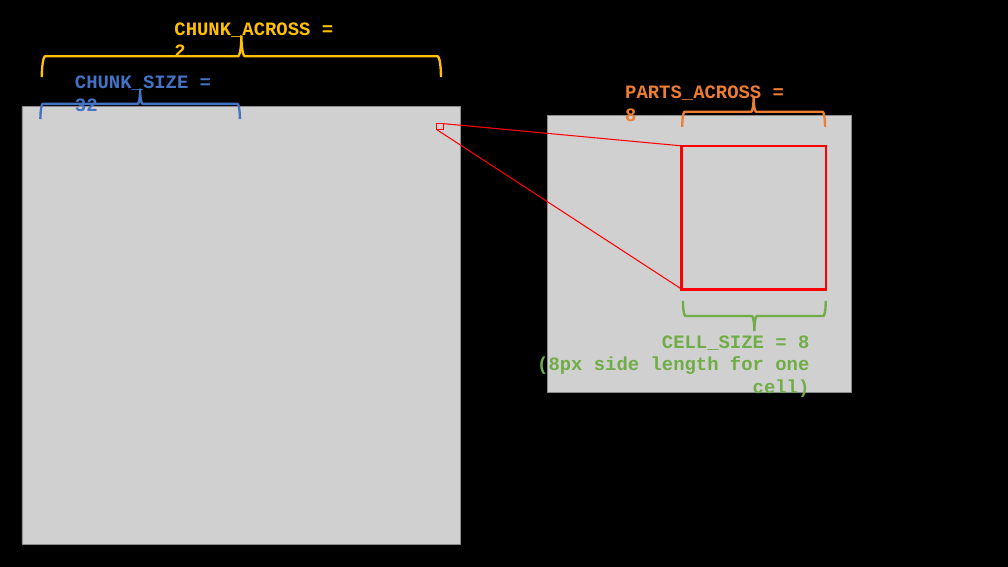
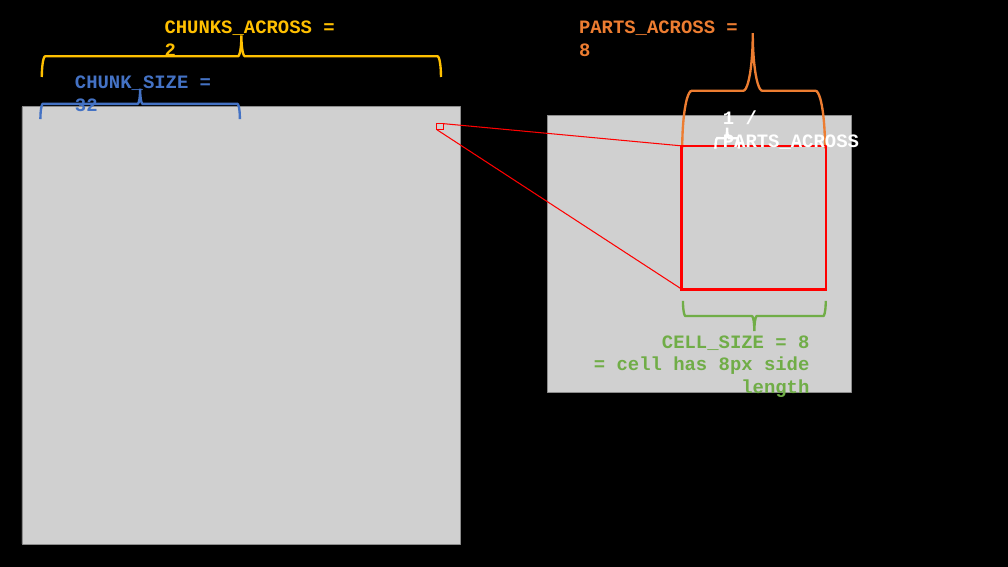
Before and after one commit to bonisdev/EzWebGPU, a slide deck: slide 1 of assets/EzCheatSheet.pptx. Drawn at 1008x567 pixels with LibreOffice and Linux fonts; fonts in the diff are those of the drawing; grey boxes stand for pictures. Boxes give left, top, right and bottom in pixels: in the first picture for what was removed or moved away, otherwise in the second. Text is boxed around its words. In the diff, an @@ line names an element or a change of style, - is before the commit and + after.

```diff
--- a/assets/EzCheatSheet.pptx
+++ b/assets/EzCheatSheet.pptx
@@ text at box(165, 20, 312, 58): text changed @@
-CHUNK_ACROSS = 2
+CHUNKS_ACROSS = 2
@@ text "PARTS_ACROSS = 8" rewrapped from box(625, 85, 761, 127) to box(579, 20, 715, 56) @@
@@ right brace: place and size @@
-right brace at box(682, 96, 825, 127)
+right brace at box(682, 34, 825, 149)
@@ right brace at box(682, 34, 825, 149): proportions changed @@
@@ text added at box(723, 111, 859, 153), 18 pt, text #FFFFFF, bold @@
+1 / PARTS_ACROSS
@@ right brace added at box(716, 127, 739, 149), outline #FFFFFF 2.25 pt @@
@@ text "CELL_SIZE = 8": place and size @@
-text "CELL_SIZE = 8" at box(537, 335, 810, 399)
+text "CELL_SIZE = 8" at box(617, 335, 809, 399)
@@ text at box(617, 357, 809, 399): text changed @@
-(8px side length for one cell)
+= cell has 8px side length
```
Also in this commit, not shown: 2 other files.
